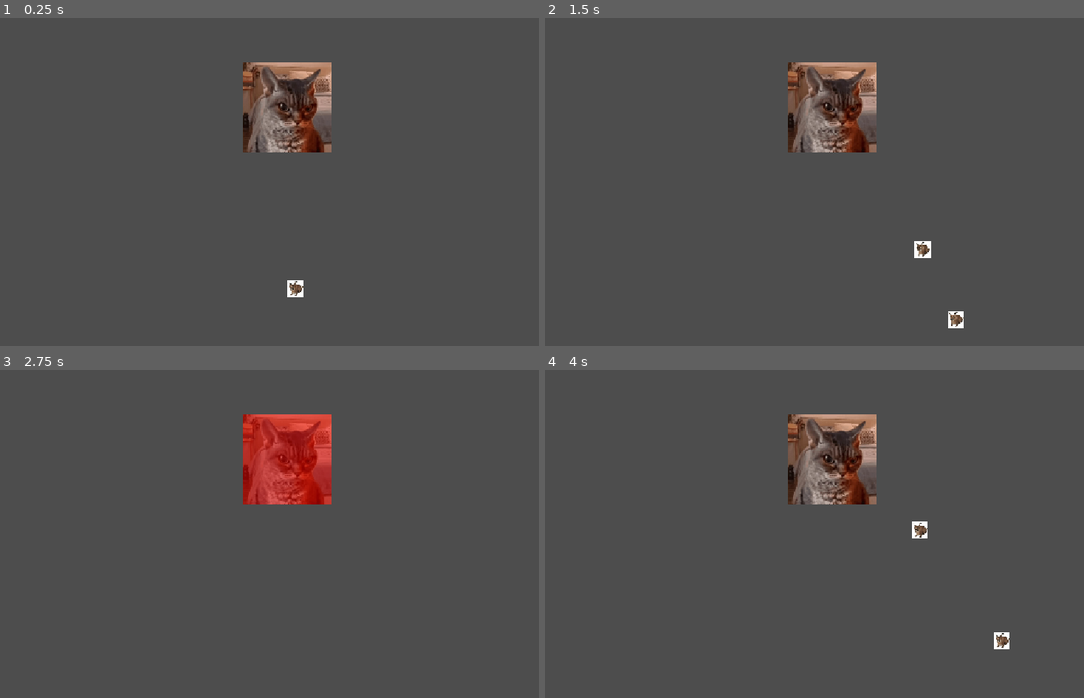
Above: before the commit, frames 1-4 (two rows, left to right).
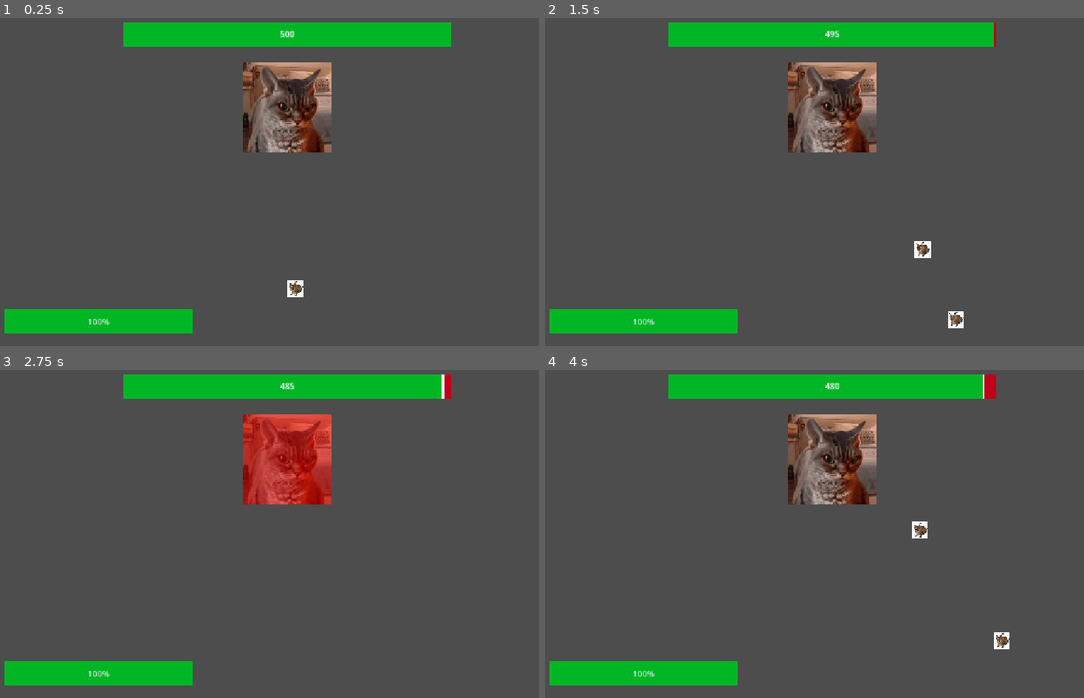
Above: after the commit, the same moments.

Repository: jet1211466/boss-fight-game
Game: Godot game, scene res://scenes/bossfight.tscn
Same seed, same stepped clock (60 frames per second), same inputs: the game is played once before the commit and once after it.
Inputs:
- Up to frame 1 (0.25 s): no input
- Up to frame 2 (1.5 s): tap Enter at 0.5 s; hold Right (right) 0.53-1.28 s; tap Space (shoot) at 0.6, 1.35 s; hold Down (down) from 1.28 s (still down)
- Up to frame 3 (2.75 s): release Down (down) at 2.03 s; hold Right (right) from 2.03 s (still down); tap Space (shoot) at 2.1 s
- Up to frame 4 (4 s): release Right (right) at 2.78 s; hold Up (up) 2.78-3.53 s; tap Space (shoot) at 2.85, 3.6 s; hold Left (left) from 3.53 s (still down)

The runs differ from the first frame. In frame 1, 7.1% of the frame differs, in the area x 0-84%, y 1-97%; in frame 2, 7.1%; in frame 3, 7.1%; in frame 4, 7.1%.

Commit message:
damage signals and health bars

Diff:
--- a/scenes/blade.tscn
+++ b/scenes/blade.tscn
@@ -19,3 +19,5 @@
 [node name="Timer" type="Timer" parent="." unique_id=1126516754]
 one_shot = true
 autostart = true
+
+[connection signal="body_entered" from="." to="." method="_on_body_entered"]
--- a/scenes/bossfight.tscn
+++ b/scenes/bossfight.tscn
@@ -4,6 +4,21 @@
 [ext_resource type="PackedScene" uid="uid://bl1j6p8m5t3c5" path="res://scenes/player.tscn" id="1_xmt2e"]
 [ext_resource type="AudioStream" uid="uid://cjctrfqslcrug" path="res://music/8bit Dungeon Boss.mp3" id="2_jiv1s"]
 [ext_resource type="PackedScene" uid="uid://dunhe0h6ogubs" path="res://scenes/boss.tscn" id="3_mueyb"]
+[ext_resource type="Script" uid="uid://cslexe15r4vss" path="res://scripts/progress_bar.gd" id="5_byl7a"]
+[ext_resource type="Script" uid="uid://3df6pi1j4xlv" path="res://scripts/player_health_bar.gd" id="7_3o5e3"]
+
+[sub_resource type="StyleBoxEmpty" id="StyleBoxEmpty_s17tx"]
+
+[sub_resource type="StyleBoxFlat" id="StyleBoxFlat_s17tx"]
+bg_color = Color(2.0696223e-06, 0.71370023, 0.14726537, 1)
+
+[sub_resource type="StyleBoxFlat" id="StyleBoxFlat_pq7qv"]
+bg_color = Color(0.74886566, 0, 0.09611628, 1)
+
+[sub_resource type="StyleBoxFlat" id="StyleBoxFlat_wbf06"]
+bg_color = Color(1, 1, 1, 1)
+
+[sub_resource type="StyleBoxEmpty" id="StyleBoxEmpty_3o5e3"]
 
 [node name="bossfight" type="Node2D" unique_id=463273865]
 
@@ -23,3 +38,49 @@
 
 [node name="boss" parent="." unique_id=12582126 instance=ExtResource("3_mueyb")]
 position = Vector2(576, 184)
+
+[node name="bossHealthBar" type="ProgressBar" parent="." unique_id=945068634]
+offset_left = 256.0
+offset_top = 16.0
+offset_right = 896.0
+offset_bottom = 64.0
+theme_override_styles/background = SubResource("StyleBoxEmpty_s17tx")
+theme_override_styles/fill = SubResource("StyleBoxFlat_s17tx")
+value = 100.0
+show_percentage = false
+script = ExtResource("5_byl7a")
+
+[node name="animationBar" type="ProgressBar" parent="bossHealthBar" unique_id=746803196]
+show_behind_parent = true
+layout_mode = 0
+offset_right = 640.0
+offset_bottom = 48.0
+theme_override_styles/background = SubResource("StyleBoxFlat_pq7qv")
+theme_override_styles/fill = SubResource("StyleBoxFlat_wbf06")
+show_percentage = false
+
+[node name="Label" type="Label" parent="bossHealthBar" unique_id=1596483653]
+layout_mode = 0
+offset_right = 640.0
+offset_bottom = 48.0
+horizontal_alignment = 1
+vertical_alignment = 1
+
+[node name="playerHealthBar" type="ProgressBar" parent="." unique_id=1789070934]
+offset_left = 24.0
+offset_top = 576.0
+offset_right = 392.0
+offset_bottom = 624.0
+theme_override_styles/background = SubResource("StyleBoxEmpty_3o5e3")
+theme_override_styles/fill = SubResource("StyleBoxFlat_s17tx")
+value = 100.0
+script = ExtResource("7_3o5e3")
+
+[node name="animationBar" type="ProgressBar" parent="playerHealthBar" unique_id=210818999]
+show_behind_parent = true
+layout_mode = 0
+offset_right = 368.0
+offset_bottom = 48.0
+theme_override_styles/background = SubResource("StyleBoxFlat_pq7qv")
+theme_override_styles/fill = SubResource("StyleBoxFlat_wbf06")
+show_percentage = false
--- a/scripts/blade.gd
+++ b/scripts/blade.gd
@@ -12,3 +12,9 @@
 
 func _process(delta: float) -> void:
 	rotate(delta * 10.0)
+
+
+func _on_body_entered(body: Node2D) -> void:
+	if body is Player:
+		body.currentHealth -= 10
+		body.hurt()
--- a/scripts/boss.gd
+++ b/scripts/boss.gd
@@ -1,8 +1,10 @@
 extends CharacterBody2D
 class_name boss
+signal healthChanged
 
 const BLADE = preload("res://scenes/blade.tscn")
 @onready var hurtSquare = $hurtSquare
+var currentHealth = 500
 
 func _ready() -> void:
 	$bossAttackTimer.timeout.connect(onTimerTimeout)
@@ -11,7 +13,8 @@
 func _physics_process(_delta: float) -> void:
 	move_and_slide()
 
-func hurtFlash():
+func hurt():
+	healthChanged.emit()
 	hurtSquare.flash()
 
 func onTimerTimeout() -> void:
--- a/scripts/bullet.gd
+++ b/scripts/bullet.gd
@@ -1,5 +1,4 @@
 extends Area2D
-
 const SPEED = 900.0
 var direction = Vector2.ZERO
 
@@ -10,5 +9,6 @@
 
 func _on_body_entered(body: Node2D) -> void:
 	if body is boss:
-		body.hurtFlash()
+		body.currentHealth -= 5
+		body.hurt()
 		queue_free()
--- /dev/null
+++ b/scripts/label.gd
@@ -0,0 +1 @@
+extends Label
--- a/scripts/player.gd
+++ b/scripts/player.gd
@@ -1,11 +1,13 @@
 extends CharacterBody2D
-
+class_name Player
+signal healthChanged
 
 const SPEED = 300.0
 @onready var boss = $"../boss"
 @onready var floppaSound = $burenyuu
 @onready var gunCooldown = $gunCooldown
 var bullet = preload("res://scenes/bullet.tscn")
+var currentHealth = 100
 
 
 func _physics_process(_delta: float) -> void:
@@ -29,3 +31,7 @@
 	newBullet.global_position = global_position
 	newBullet.direction = global_position.direction_to(boss.global_position)
 	get_tree().current_scene.add_child(newBullet)
+
+
+func hurt():
+	healthChanged.emit()
--- /dev/null
+++ b/scripts/player_health_bar.gd
@@ -0,0 +1,19 @@
+extends ProgressBar
+@onready var player = $"../player"
+@onready var animationBar = $animationBar
+
+# Called when the node enters the scene tree for the first time.
+func _ready() -> void:
+	max_value = player.currentHealth
+	value = player.currentHealth
+	animationBar.max_value = player.currentHealth
+	animationBar.value = player.currentHealth
+
+	player.healthChanged.connect(_on_player_health_changed)
+
+func _on_player_health_changed():
+	value = player.currentHealth
+
+	var tween = create_tween()
+	tween.tween_interval(0.2)
+	tween.tween_property(animationBar, "value", player.currentHealth, 0.4)
--- /dev/null
+++ b/scripts/progress_bar.gd
@@ -0,0 +1,22 @@
+extends ProgressBar
+@onready var Boss: boss = $"../boss"
+@onready var label = $Label
+@onready var animationBar = $animationBar
+
+# Called when the node enters the scene tree for the first time.
+func _ready() -> void:
+	max_value = Boss.currentHealth
+	value = Boss.currentHealth
+	animationBar.max_value = Boss.currentHealth
+	animationBar.value = Boss.currentHealth
+
+	label.text = str(Boss.currentHealth)
+	Boss.healthChanged.connect(_on_boss_health_changed)
+
+func _on_boss_health_changed():
+	label.text = str(Boss.currentHealth)
+	value = Boss.currentHealth
+
+	var tween = create_tween()
+	tween.tween_interval(0.2)
+	tween.tween_property(animationBar, "value", Boss.currentHealth, 0.4)
Not shown, added: scripts/label.gd.uid
Not shown, added: scripts/player_health_bar.gd.uid
Not shown, added: scripts/progress_bar.gd.uid
